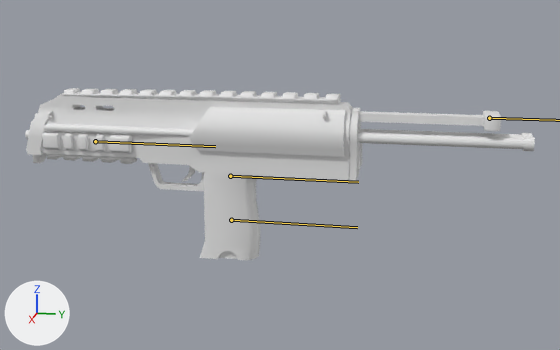
The FBX model Assets/6v6Shooter/Meshes/Weapons/Primary Weapons/SM/[Submachine gun] VEL-Ironclad 308/[Sub machine gun] VEL-Ironclad 308.fbx: old version first, new version second.
The view is the same before and after, from a 50 mm camera at (0.786, 0.211, 0.241) aimed at (-0.004, 0.053, 0.043). Every picture has the same lights, and +X, +Y and +Z are marked at lower left. Both versions are drawn at the pose saved in each file; the numbers are the values there. The bones that bend it are drawn over the model as lines. Materials are left out; every surface is plain grey.

In view in the first picture: 'Base - VEL-Ironclad 308'.
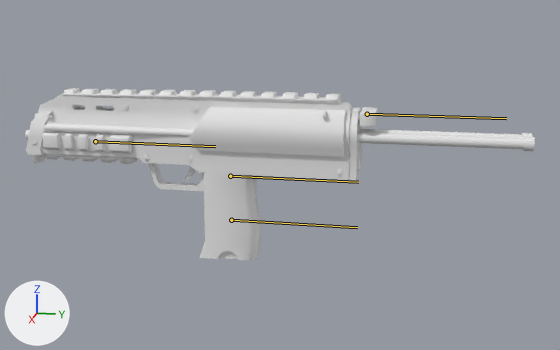
Boxes [x1, y1, x2, y2] around the edits, measured in the pictures (560 x 350 px):
'Base - VEL-Ironclad 308', posed
    both: [25, 88, 535, 260]

The change in detail:
Bone 'ChargingHandle - AR/SM' (bone_charginghandle___ar_sm) moves from (0.0, 0.1208, 0.0) to (0.0, 0.0, 0.0).
